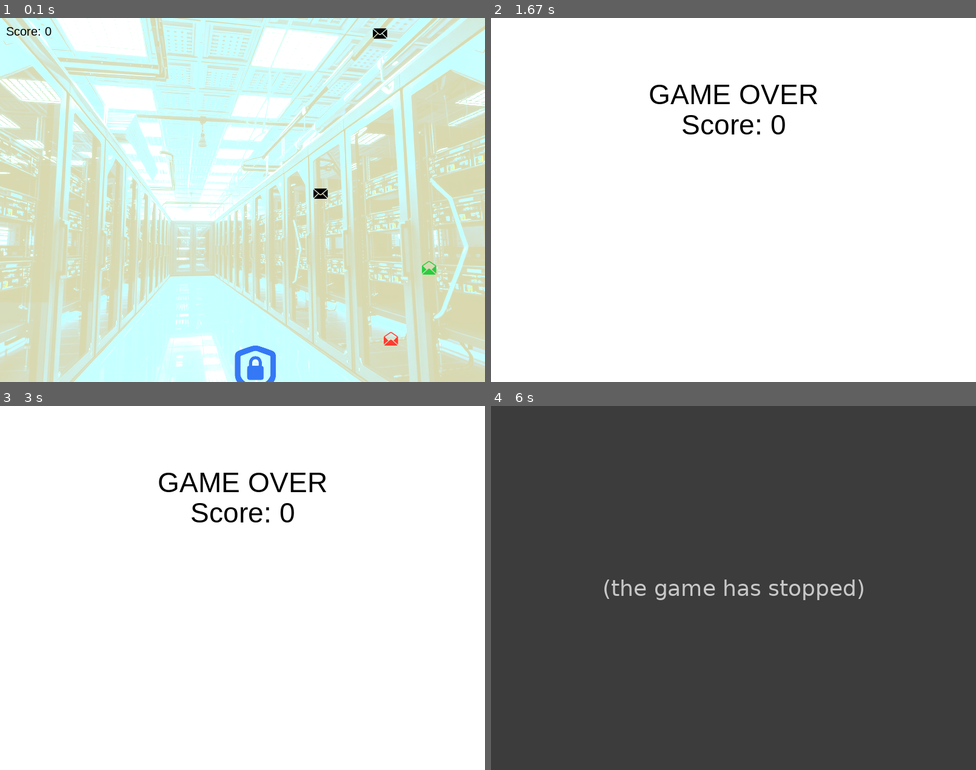
Above: before the commit, frames 1-4 (two rows, left to right).
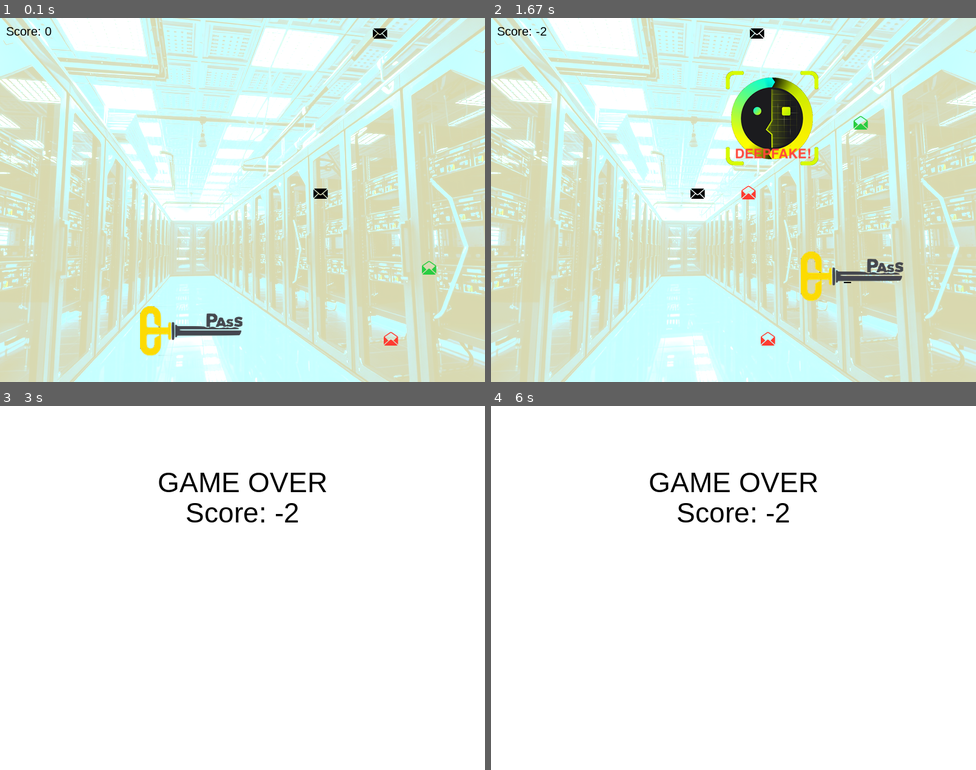
Above: after the commit, the same moments.

Repository: jwhite909/pygame
Game: pygame game, started from main.py
The game is run twice, just before and just after one commit, with the same random seed, the same clock (stepped at 60 frames per second) and the same inputs.
Inputs:
- Up to frame 1 (0.1 s): no input
- Up to frame 2 (1.67 s): hold Right 0.33-0.8 s; hold Up 0.83-1.13 s; tap Space at 0.9, 1.23, 1.53 s; hold Right 1.17-1.63 s
- Up to frame 3 (3 s): hold Left 1.67-2.2 s; tap Space at 1.73, 2.03, 2.3, 2.63, 2.93 s; hold Down 2.23-2.53 s; hold Left 2.57-2.97 s
- Up to frame 4 (6 s): no input

The runs differ from the first frame. In frame 1, 1.5% of the frame differs, in the area x 28-57%, y 79-100%; in frame 2, 92%; in frame 3, 0.6%; in frame 4, 100%, in the area x 0-100%, y 0-100%.
Before the commit the program exited at 5.75 s; later frames show no game.

Commit message:
Modification du joueur (de blason a la clef)

Diff:
--- a/main.py
+++ b/main.py
@@ -19,7 +19,8 @@
     # Load images
     deepfake = pygame.image.load('deepfake.png')
     unknown_enveloppe = pygame.image.load('unknown_enveloppe.png')
-    player_shield_image = pygame.image.load('player_shield.png')
+    #player_shield_image = pygame.image.load('player_shield.png')
+    player_shield_image = pygame.image.load('pass.png')
     mallicious_enveloppe = pygame.image.load('malicious_enveloppe.png')
     legitimate_enveloppe = pygame.image.load('legitimate_enveloppe.png')
     background_image = pygame.image.load('background.png')
@@ -45,8 +46,8 @@
     YELLOW = (255,255,0)
     BLACK = (0,0,0)
     # Initialize game variables
-    player_x = SCREEN_WIDTH // 2
-    player_y = SCREEN_HEIGHT - 50
+    player_x = SCREEN_WIDTH // 3
+    player_y = SCREEN_HEIGHT - 100
     envelopes = []  # List to store envelopes
     deepfakes = []  # List to store envelopes
     score = 0
@@ -192,7 +193,7 @@
         screen.blit(score_text, (10, 10))  # Adjust the x and y coordinates as needed
 
         # Draw player shield
-        screen.blit(player_shield_image, (player_x -25, player_y -25))
+        screen.blit(player_shield_image, (player_x -35, player_y -25))
 
         # Draw envelopes
         for envelope_x, envelope_y,envelope_type in envelopes:
Binary file added: pass.png
